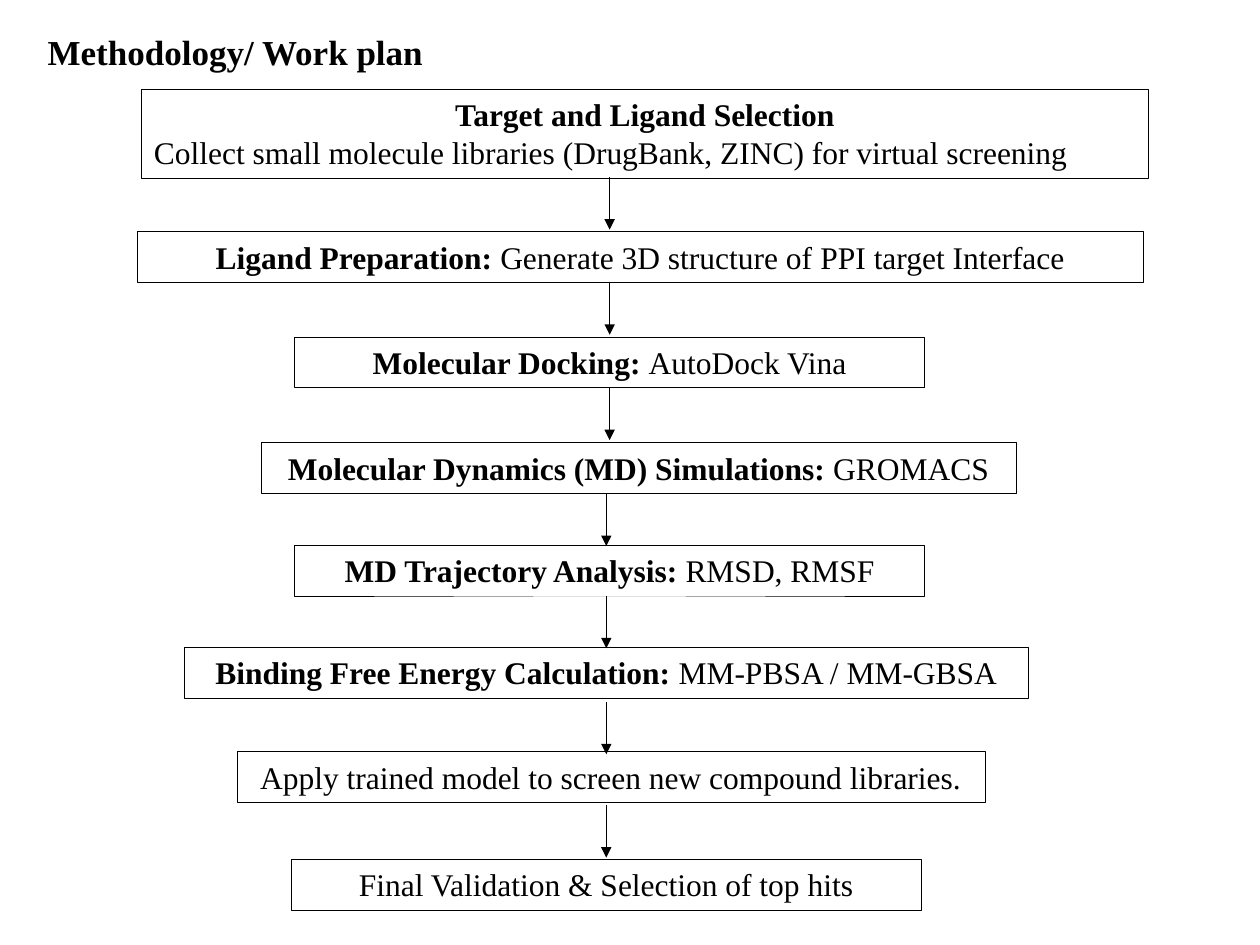
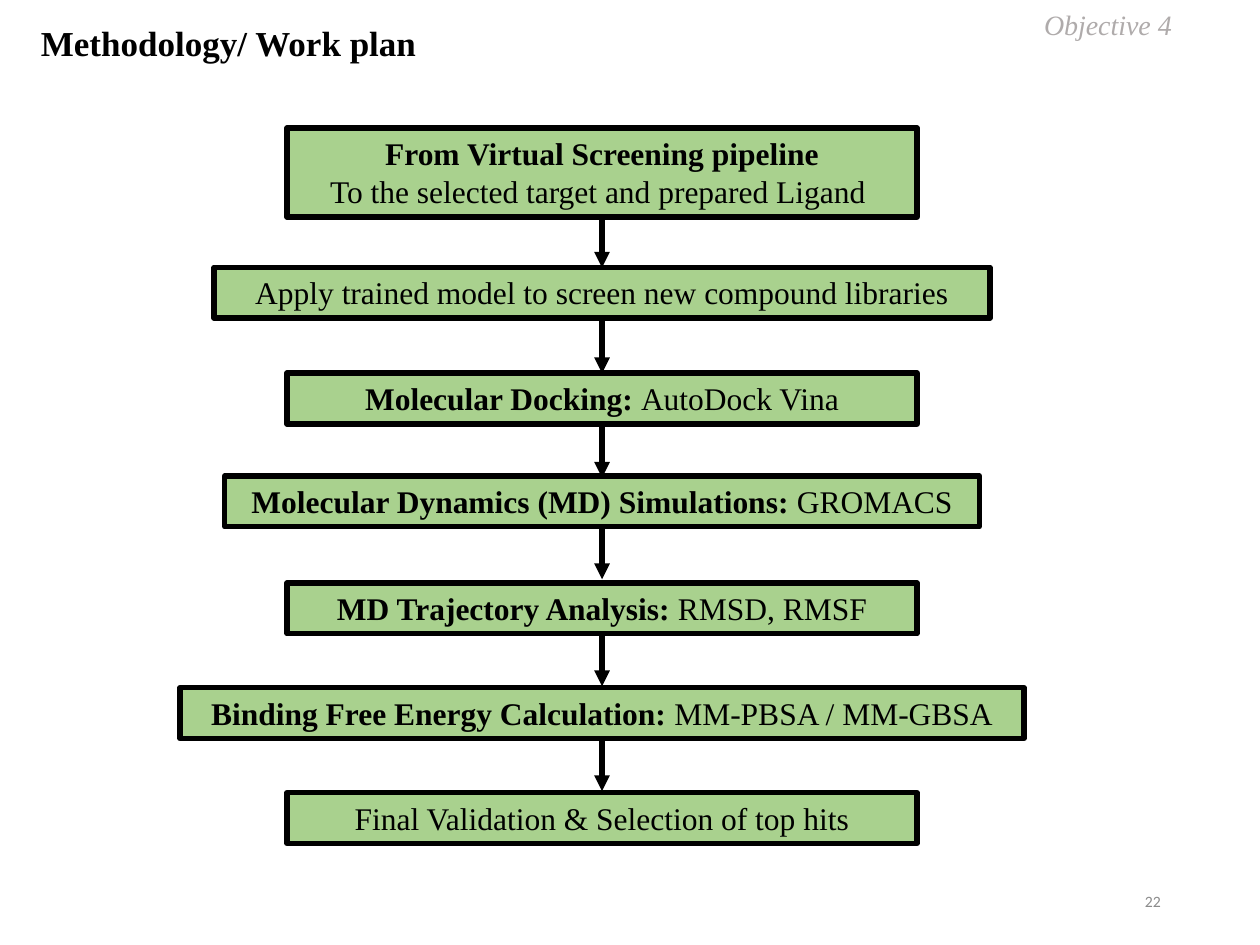
Before and after one commit to Vinoth0202/Training-to-Divya, a slide deck: slide 22 of DC - Dhivya G.pptx (slide 23 before the commit). Drawn at 1260x945 pixels with LibreOffice and Linux fonts; fonts in the diff are those of the drawing. Boxes give left, top, right and bottom in pixels: in the first picture for what was removed or moved away, otherwise in the second. Text is boxed around its words. In the diff, an @@ line names an element or a change of style, - is before the commit and + after.

```diff
--- a/DC - Dhivya G.pptx
+++ b/DC - Dhivya G.pptx
@@ text "Methodology/ Work plan": place and size @@
-text "Methodology/ Work plan" at <box>48,40,423,72</box>
+text "Methodology/ Work plan" at <box>41,31,416,64</box>
@@ text added at <box>1044,16,1172,41</box>, 16 pt, text #AFABAB, italic @@
+Objective 4
@@ rectangle removed at <box>141,88,1148,178</box> @@
-Target and Ligand Selection
-Collect small molecule libraries (DrugBank, ZINC) for virtual screening
@@ rectangle added at <box>287,129,917,218</box>, fill #A9D18E, outline #000000 3 pt, 18 pt, text #000000 @@
+From Virtual Screening pipeline
+To the selected target and prepared Ligand
@@ rectangle removed at <box>137,232,1144,282</box> @@
-Ligand Preparation: Generate 3D structure of PPI target Interface
@@ 2 rectangles, 1 arrow: place and size @@
-2 rectangles, 1 arrow at <box>295,178,925,596</box>
+2 rectangles, 1 arrow at <box>287,215,917,634</box>
@@ arrow (602, 215) - (602, 267): stroke #000000 0.5 pt to #000000 3 pt @@
@@ fill none to #A9D18E; outline #000000 0.25 pt to #000000 3 pt in 6 elements at <box>287,373,917,423</box>, <box>180,688,1024,738</box>, <box>287,583,917,634</box>, <box>224,476,979,527</box>, <box>287,793,917,843</box>, <box>214,267,990,318</box> @@
@@ rectangle "Apply trained model to screen ...": place and size @@
-rectangle "Apply trained model to screen ..." at <box>237,751,985,801</box>
+rectangle "Apply trained model to screen ..." at <box>214,267,990,318</box>
@@ text in rectangle at <box>255,282,948,311</box>: text changed @@
-Apply trained model to screen new compound libraries.
+Apply trained model to screen new compound libraries
@@ arrow removed from (610, 282) to (610, 335) @@
@@ arrow moved from (610, 388) - (610, 440) to (602, 321) - (602, 373) @@
@@ arrow (602, 321) - (602, 373): stroke #000000 0.5 pt to #000000 3 pt @@
@@ arrow (602, 426) - (602, 478): stroke #000000 0.5 pt to #000000 3 pt @@
@@ rectangle "Molecular Dynamics (MD) Simulations: GROMACS": place and size @@
-rectangle "Molecular Dynamics (MD) Simulations: GROMACS" at <box>261,442,1016,493</box>
+rectangle "Molecular Dynamics (MD) Simulations: GROMACS" at <box>224,476,979,527</box>
@@ 3 arrows: place and size @@
-3 arrows at <box>606,494,606,755</box>
+3 arrows at <box>602,426,602,687</box>
@@ arrow (602, 527) - (602, 580): stroke #000000 0.5 pt to #000000 3 pt @@
@@ arrow (602, 634) - (602, 687): stroke #000000 0.5 pt to #000000 3 pt @@
@@ rectangle "Binding Free Energy Calculation: MM-PBSA ...": place and size @@
-rectangle "Binding Free Energy Calculation: MM-PBSA ..." at <box>184,648,1028,698</box>
+rectangle "Binding Free Energy Calculation: MM-PBSA ..." at <box>180,688,1024,738</box>
@@ arrow moved from (606, 805) - (606, 858) to (602, 738) - (602, 791) @@
@@ arrow (602, 738) - (602, 791): stroke #000000 0.5 pt to #000000 3 pt @@
@@ rectangle "Final Validation & Selection of ...": place and size @@
-rectangle "Final Validation & Selection of ..." at <box>291,859,921,910</box>
+rectangle "Final Validation & Selection of ..." at <box>287,793,917,843</box>
@@ page number added at <box>1145,897,1161,907</box>, 9 pt, text #8C8C8C @@
+22
```
Also in this commit, not shown: 28 other slides changed, 2 slides added, 4 slides removed, 1 other file.
